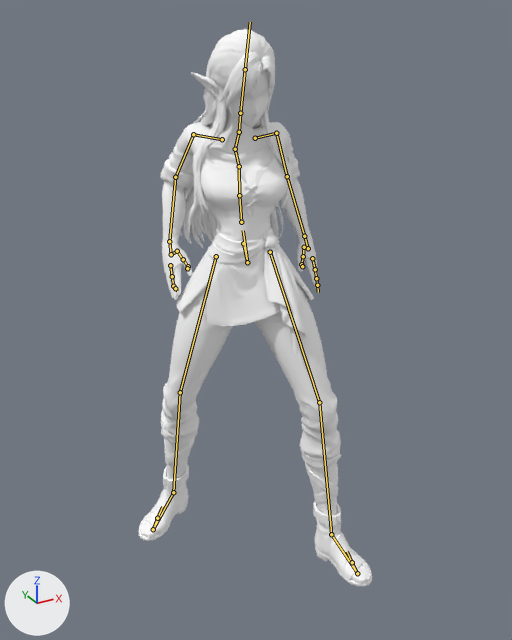
Two versions of the glTF model assets/characters/hero_light_elf_f_starter.glb, one commit apart.
Before and after are seen from a camera (50 mm lens) standing at (-0.902, -1.776, 1.711) and looking at (0.026, -0.089, 0.868). Arrows for +X, +Y and +Z are at lower left; the lights stay in place. The first picture is the older version. Both versions are drawn at frame 31 of the action 'Idle'; the numbers are the values there. The bones that bend it are drawn over the model as lines.

Objects in the first picture: 'hero_light_elf_f_starter'.
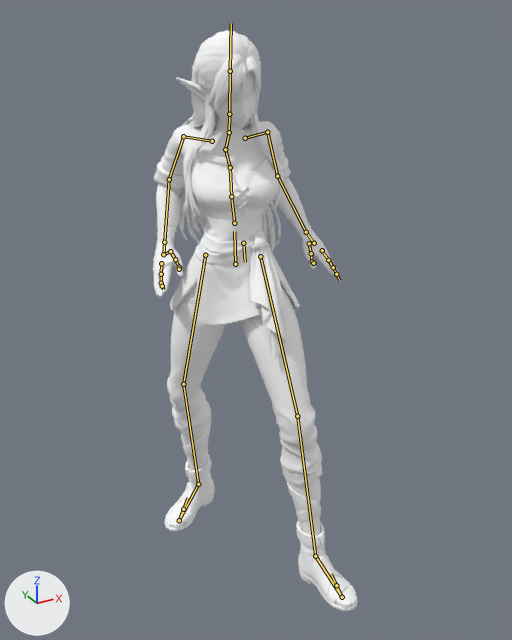
The change, as JSON lines over the scene's bpy script:
```json
{"block": "bone_bone_000", "where": "bone_bone_000 = bpy.data.objects['Armature'].pose.bones['Bone_000']"}
{"op": "set", "path": "bone_bone_000.rotation_quaternion", "old": "(0.992, -0.047, 0.084, 0.08)", "new": "(0.984, -0.049, 0.095, 0.144)", "note": "degrees (-5, 10, 9) -> degrees (-4, 12, 16)"}
{"block": "bone_bone_001", "where": "bone_bone_001 = bpy.data.objects['Armature'].pose.bones['Bone_001']  # child of 'Bone_000'"}
{"op": "set", "path": "bone_bone_001.location", "old": "(0.0, 0.0, 0.0)", "new": "(-0.028, -0.007, 0.007)"}
{"block": "bone_bone_005", "where": "bone_bone_005 = bpy.data.objects['Armature'].pose.bones['Bone_005']  # child of 'Bone_001'"}
{"op": "set", "path": "bone_bone_005.rotation_quaternion", "old": "(1.0, 0.0, 0.0, 0.0)", "new": "(0.997, 0.018, 0.036, 0.068)", "note": "degrees (0, 0, 0) -> degrees (2, 4, 8)"}
{"block": "bone_bone_017", "where": "bone_bone_017 = bpy.data.objects['Armature'].pose.bones['Bone_017']  # child of 'Bone_018'"}
{"op": "set", "path": "bone_bone_017.rotation_quaternion", "old": "(0.992, 0.078, 0.096, -0.002)", "new": "(0.991, 0.082, 0.103, 0.023)", "note": "degrees (9, 11, 1) -> degrees (10, 12, 4)"}
{"block": "bone_bone_022", "where": "bone_bone_022 = bpy.data.objects['Armature'].pose.bones['Bone_022']  # child of 'Bone_023'"}
{"op": "set", "path": "bone_bone_022.rotation_quaternion", "old": "(0.794, -0.565, -0.175, 0.141)", "new": "(0.781, -0.578, -0.194, 0.137)", "note": "degrees (-72, -7, 25) -> degrees (-75, -8, 26)"}
{"block": "bone_bone_021", "where": "bone_bone_021 = bpy.data.objects['Armature'].pose.bones['Bone_021']  # child of 'Bone_022'"}
{"op": "set", "path": "bone_bone_021.rotation_quaternion", "old": "(0.925, -0.095, -0.128, 0.345)", "new": "(0.897, -0.031, -0.102, 0.428)", "note": "degrees (-16, -10, 42) -> degrees (-8, -9, 52)"}
{"block": "bone_bone_020", "where": "bone_bone_020 = bpy.data.objects['Armature'].pose.bones['Bone_020']  # child of 'Bone_021'"}
{"op": "set", "path": "bone_bone_020.rotation_quaternion", "old": "(0.984, -0.001, -0.003, 0.181)", "new": "(0.974, 0.118, -0.074, 0.181)", "note": "degrees (0, 0, 21) -> degrees (12, -11, 20)"}
{"block": "bone_bone_027", "where": "bone_bone_027 = bpy.data.objects['Armature'].pose.bones['Bone_027']  # child of 'Bone_028'"}
{"op": "set", "path": "bone_bone_027.rotation_quaternion", "old": "(0.777, -0.58, 0.179, -0.166)", "new": "(0.76, -0.6, 0.184, -0.17)", "note": "degrees (-75, 5, -28) -> degrees (-78, 4, -29)"}
{"block": "bone_bone_026", "where": "bone_bone_026 = bpy.data.objects['Armature'].pose.bones['Bone_026']  # child of 'Bone_027'"}
{"op": "set", "path": "bone_bone_026.rotation_quaternion", "old": "(0.969, -0.046, 0.024, -0.241)", "new": "(0.958, 0.056, 0.01, -0.281)", "note": "degrees (-6, 1, -28) -> degrees (6, 3, -33)"}
{"block": "bone_bone_025", "where": "bone_bone_025 = bpy.data.objects['Armature'].pose.bones['Bone_025']  # child of 'Bone_026'"}
{"op": "set", "path": "bone_bone_025.rotation_quaternion", "old": "(0.985, 0.018, 0.011, -0.17)", "new": "(0.982, 0.126, 0.081, -0.115)", "note": "degrees (2, 2, -20) -> degrees (13, 11, -12)"}
{"block": "bone_bone_010", "where": "bone_bone_010 = bpy.data.objects['Armature'].pose.bones['Bone_010']  # child of 'Bone_001'"}
{"op": "set", "path": "bone_bone_010.rotation_quaternion", "old": "(-0.987, 0.144, 0.011, 0.065)", "new": "(-0.982, 0.174, 0.009, 0.067)", "note": "degrees (-16, -2, -7) -> degrees (-20, -2, -7)"}
{"block": "bone_bone_009", "where": "bone_bone_009 = bpy.data.objects['Armature'].pose.bones['Bone_009']  # child of 'Bone_010'"}
{"op": "set", "path": "bone_bone_009.rotation_quaternion", "old": "(0.973, 0.186, -0.106, 0.09)", "new": "(0.971, 0.21, -0.099, 0.051)", "note": "degrees (21, -14, 8) -> degrees (24, -12, 3)"}
{"block": "bone_bone_008", "where": "bone_bone_008 = bpy.data.objects['Armature'].pose.bones['Bone_008']  # child of 'Bone_009'"}
{"op": "set", "path": "bone_bone_008.rotation_quaternion", "old": "(0.997, -0.018, 0.067, 0.032)", "new": "(0.999, 0.03, 0.043, 0.013)", "note": "degrees (-2, 8, 4) -> degrees (4, 5, 2)"}
{"block": "bone_bone_015", "where": "bone_bone_015 = bpy.data.objects['Armature'].pose.bones['Bone_015']  # child of 'Bone_001'"}
{"op": "set", "path": "bone_bone_015.rotation_quaternion", "old": "(-0.996, -0.087, 0.008, -0.032)", "new": "(-0.991, -0.123, -0.001, 0.053)", "note": "degrees (10, -1, 4) -> degrees (14, 1, -6)"}
{"block": "bone_bone_014", "where": "bone_bone_014 = bpy.data.objects['Armature'].pose.bones['Bone_014']  # child of 'Bone_015'"}
{"op": "set", "path": "bone_bone_014.rotation_quaternion", "old": "(0.921, 0.122, 0.352, -0.112)", "new": "(0.921, 0.076, 0.358, -0.133)", "note": "degrees (11, 43, -9) -> degrees (3, 43, -15)"}
{"block": "bone_bone_013", "where": "bone_bone_013 = bpy.data.objects['Armature'].pose.bones['Bone_013']  # child of 'Bone_014'"}
{"op": "set", "path": "bone_bone_013.rotation_quaternion", "old": "(0.988, -0.149, -0.045, -0.019)", "new": "(0.973, -0.194, -0.124, -0.006)", "note": "degrees (-17, -5, -1) -> degrees (-23, -14, 2)"}
```

Where the change shows, as pixel boxes [x1, y1, x2, y2] in the pictures (512 x 640 px):
```json
{"object": "hero_light_elf_f_starter", "change": "posed", "before": [138, 29, 372, 586], "after": [153, 30, 357, 611], "on screen": "13% narrower"}
{"bone": "Bone_000", "before": "(243, 243) to (247, 262)", "after": "(243, 243) to (245, 262)"}
{"bone": "Bone_001", "before": "(247, 262) to (243, 230)", "after": "(235, 264) to (234, 231)"}
{"bone": "Bone_005", "before": "(241, 222) to (239, 195)", "after": "(234, 223) to (231, 196)"}
{"bone": "Bone_017", "before": "(240, 113) to (245, 69)", "after": "(229, 114) to (230, 71)"}
{"bone": "Bone_022", "before": "(193, 134) to (175, 177)", "after": "(183, 136) to (169, 179)"}
{"bone": "Bone_021", "before": "(175, 177) to (169, 241)", "after": "(169, 179) to (164, 242)"}
{"bone": "Bone_020", "before": "(169, 241) to (171, 254)", "after": "(164, 242) to (163, 254)"}
{"bone": "Bone_027", "before": "(276, 133) to (287, 176)", "after": "(267, 132) to (277, 176)"}
{"bone": "Bone_026", "before": "(287, 176) to (304, 236)", "after": "(277, 176) to (306, 232)"}
{"bone": "Bone_025", "before": "(304, 236) to (308, 248)", "after": "(306, 232) to (314, 243)"}
{"bone": "Bone_010", "before": "(270, 252) to (319, 402)", "after": "(260, 256) to (297, 416)"}
{"bone": "Bone_009", "before": "(319, 402) to (331, 534)", "after": "(297, 416) to (315, 556)"}
{"bone": "Bone_008", "before": "(331, 534) to (357, 573)", "after": "(315, 556) to (342, 597)"}
{"bone": "Bone_015", "before": "(216, 256) to (180, 392)", "after": "(205, 255) to (183, 384)"}
{"bone": "Bone_014", "before": "(180, 392) to (173, 492)", "after": "(183, 384) to (198, 484)"}
{"bone": "Bone_013", "before": "(173, 492) to (153, 529)", "after": "(198, 484) to (179, 520)"}
```
